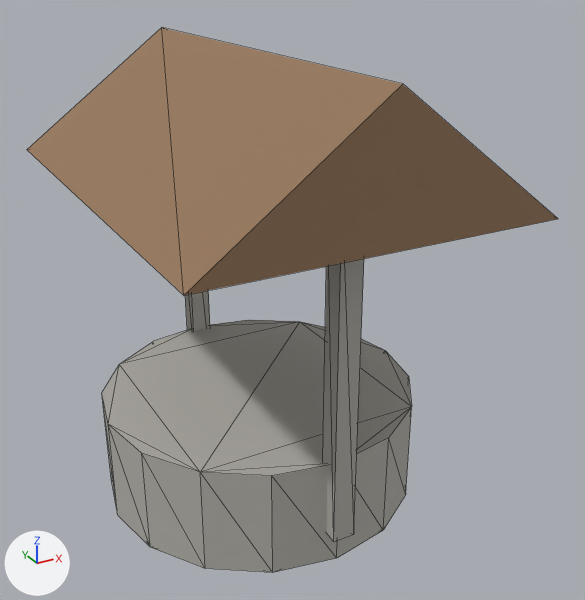
Renders of the glTF model OpenMakaiRanchGame/assets/3d/well.glb from each side of a commit.
Both versions are drawn from a 50 mm lens placed at (-1.52, -3.12, 2.47), pointed at (0.13, -0.11, 0.96). The axes (+X, +Y, +Z) are drawn at lower left. The lights are the same throughout. The first picture is the older version. Mesh edges are drawn as thin lines.

In view in the first picture: 'Well_Post_+1', 'Well_Post_-1', 'Well_Ring', 'Well_Roof'.
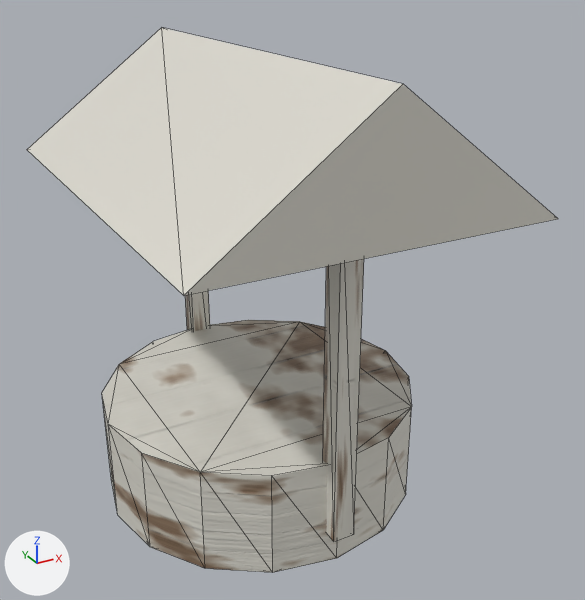
Patch to the scene script:
```diff
--- a/OpenMakaiRanchGame/assets/3d/well.glb.py
+++ b/OpenMakaiRanchGame/assets/3d/well.glb.py
@@ img_w03_painted_wood_siding_albedo @@
+img_w03_painted_wood_siding_albedo = load_image('w03_painted_wood_siding_albedo', '_unpacked/w03_painted_wood_siding_albedo', 1024, 1024, 'sRGB')
@@ img_w03_painted_wood_siding_orm @@
+img_w03_painted_wood_siding_orm = load_image('w03_painted_wood_siding_orm', '_unpacked/w03_painted_wood_siding_orm', 1024, 1024, 'Non-Color')
@@ img_w03_painted_wood_siding_normal @@
+img_w03_painted_wood_siding_normal = load_image('w03_painted_wood_siding_normal', '_unpacked/w03_painted_wood_siding_normal', 1024, 1024, 'Non-Color')
@@ mat_pbr_wood @@
+mat_pbr_wood = bpy.data.materials.new('PBR_wood')
+# uses the picture img_w03_painted_wood_siding_albedo
+# uses the picture img_w03_painted_wood_siding_normal
+# uses the picture img_w03_painted_wood_siding_orm
@@ mat_pbr_wood_001 @@
+mat_pbr_wood_001 = bpy.data.materials.new('PBR_wood.001')
+# uses the picture img_w03_painted_wood_siding_albedo
+# uses the picture img_w03_painted_wood_siding_normal
+# uses the picture img_w03_painted_wood_siding_orm
@@ me_cube_001 @@
 me_cube_001.from_pydata(...)  # 8 vertices, 12 faces; spans x -0.05..0.05, y 0.7..0.8, z 0.15..1.65
-me_cube_001.materials.append(mat_well_stone)  # grey #b3b1aa
+me_cube_001.materials.append(mat_pbr_wood)
@@ me_cube @@
 me_cube.from_pydata(...)  # 8 vertices, 12 faces; spans x -0.05..0.05, y -0.8..-0.7, z 0.15..1.65
-me_cube.materials.append(mat_well_stone)  # grey #b3b1aa
+me_cube.materials.append(mat_pbr_wood)
@@ me_cylinder @@
 me_cylinder.from_pydata(...)  # 32 vertices, 60 faces; spans x -0.75..0.75, y -0.75..0.75, z -0.25..0.25
-me_cylinder.materials.append(mat_well_stone)  # grey #b3b1aa
+me_cylinder.materials.append(mat_pbr_wood)
@@ me_well_roof @@
 me_well_roof.from_pydata(...)  # 6 vertices, 6 faces; spans x -0.75..0.75, y -1.05..1.05, z 1.52..2.08
-me_well_roof.materials.append(mat_well_roof)  # brown #957659
+me_well_roof.materials.append(mat_pbr_wood_001)
```

Location of each change, [x1, y1, x2, y2] in pixels of the pictures (585 x 600 px):
'Well_Roof', recoloured (brown to white)
    both: [27, 28, 558, 295]
'Well_Ring', recoloured
    both: [102, 320, 412, 573]
'Well_Post_-1', recoloured
    both: [323, 259, 364, 541]
'Well_Post_+1', recoloured (lighter)
    both: [185, 290, 210, 331]
